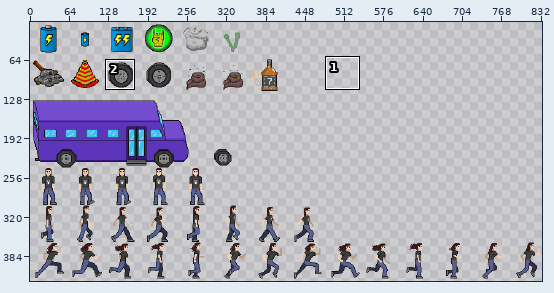
Sprite sheet -- Assets/Art/rocker_sprite_sheet.png. Above: a wide view before the commit, with the close-up outlined.
Close-up. Old version:
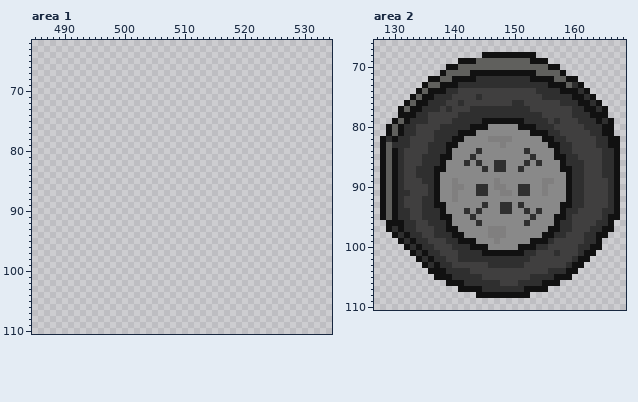
The file is 840x840 pixels. Pixels under 10% opacity are left out. Colours within 5 levels of each other are drawn and written as one. Shown: area 1: x 485..534, y 62..110; area 2: x 127..168, y 66..110. The wide view leaves out empty margins. The commit also changed other parts of the picture, which this record leaves out.
Once edited:
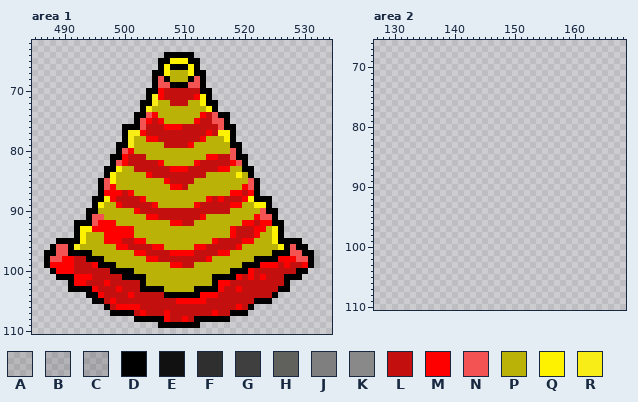
Palette (. is transparent): A #0000001a  B #00000020  C #00000028  D #000000  E #111111  F #2f2f2f  G #403f3f  H #60605d  J #807f7f  K #898989  L #c40f0f  M #ff0000  N #f45353  P #bbb207  Q #fff200  R #f8ed17
What changed:
Area 1:
y 64: x 507..511 ..... -> DDDDD
y 65: x 506..512 ....... -> DDQQQDD
y 66: x 506..512 ....... -> DQDDDQD
y 67: x 505..513 ......... -> DDQPPPQDD
y 68: x 505..513 ......... -> DNDPPPDND
y 69: x 505..513 ......... -> DNNDDDNND
y 70: x 504..514 ........... -> DDMLLLLLLDD
y 71: x 504..514 ........... -> DRMLLLLLMQD
y 72: x 503..515 ............. -> DDRPPLLLPPQDD
y 73: x 503..515 ............. -> DRPPPPPPPPPQD
y 74: x 502..517 ................ -> DDNMPPPPPPPMLNDD
y 75: x 502..517 ................ -> DNMLMPPPPPMLLNND
y 76: x 500..518 ................... -> DDDNLLLMMMLLLLLLNDD
y 77: x 500..518 ................... -> DRRMLLLLLLLLLLMLQQD
y 78: x 500..518 ................... -> DRPPMMLLLLLLLMPPPQD
y 79: x 499..519 ..................... -> DDRPPPPPLLLLMPPPPPPDD
y 80: x 499..519 ..................... -> DNMPPPPPPPPPPPPPPPPND
y 81: x 498..520 ....................... -> DDMLLLPPPPPPPPPPMMLLNDD
y 82: x 498..520 ....................... -> DNMLLLLLMPPPPPMLLLLLMND
y 83: x 497..521 ......................... -> DDQPPLLLLLLMMMLLLLLMMPPDD
y 84: x 497..521 ......................... -> DQPPPPPMLLLLLLLLLPPPPPQPD
y 85: x 496..522 ........................... -> DNQPPPPPPPPMLLLLPPPPPPPPPND
y 86: x 496..522 ........................... -> DNMPPPPPPPPPMMLPPPPPPPPPMND
y 87: x 496..522 ........................... -> DMMMLMPPPPPPPPPPPPPPPPMMLMD
y 88: x 495..524 .............................. -> DDQMLLLLMPPPPPPPPPPMLMLLLMQDDD
y 89: x 495..524 .............................. -> DQPPMLLLLLMPPPPPPMLLLLLMMPPQQD
y 90: x 494..525 ................................ -> DDPPPPPPMLLLLLLLLLLLLLLLPPPPPNDD
y 91: x 494..525 ................................ -> DNNPPPPPPPMMLLLLLLLMPPPPPPPPMNND
y 92: x 492..526 ................................... -> DDDNMMMPPPPPPPPPMMLLPPPPPPPPMMLMMDD
y 93: x 492..526 ................................... -> DQQMMMMMMMPPPPPPPPPPPPPPPPMLLLMMPQD
y 94: x 492..526 ................................... -> DQPPPMMMMMPPPPPPPPPPPPPPPPMLLLMPPQD
y 95: x 489..529 ......................................... -> DDDDQPPPMMMLLMMPPPPPPPPPPPMLLLLMMPPPQDDDD
y 96: x 488..530 ........................................... -> DNNDRPPPPPPMMLLLLMMPPPPPMMLLLLLMPPPPPPQDNDD
y 97: x 487..532 .............................................. -> DDNNDDDDPPPPPPPMMLLLLMMMMLLLLMMPPPPPPPDDDNNDDB
y 98: x 487..532 .............................................. -> DNNMMLLDDDPPPPPPPMMLLLLLLLLMPPPPPPPDDDDMMMNNDA
y 99: x 487..532 .............................................. -> DMMMMLLLMDDDPPPPPPPPPMMLLPPPPPPPPDDDMMMLMLLMDC
y 100: x 488..530 ........................................... -> DMMMLLLLLLDDDDPPPPPPPPPPPPPPPPDDDMLLLLLLLDD
y 101: x 489..529 ......................................... -> DDDMMMLLLLLDDDDPPPPPPPPPPPDDDDMLMLMLLLDDD
y 102: x 491..527 ..................................... -> DMMLLLMLLLLLDPPPPPPPPPPPDMMLLLLLLLLLD
y 103: x 491..527 ..................................... -> DDDDMLLLMLLLDDDDPPPPPDDDDMLLMLLLLLLDD
y 104: x 494..525 ................................ -> DDMLLLLMLLLLLDDDDDDMMMLLLLLLLLLD
y 105: x 495..524 .............................. -> DDLMLLLLLLLLLLMMMMMLLLLLLLLDDD
y 106: x 497..521 ......................... -> DLMMMMLLLLLLLLLLLLLLLLMLD
y 107: x 498..520 ....................... -> DDDDLMLLLMLLLLLLLMLLDDD
y 108: x 502..517 ................ -> DDDDDMLLMLDDDDDD
y 109: x 506..512 ....... -> DDDDDDD
Area 2:
y 68: x 145..153 EEEEEEEEE -> .........
y 69: x 141..155 EEEHHHHHHHHHEEE -> ...............
y 70: x 139..157 EEHHHHHHHHHHHHHHHEE -> ...................
y 71: x 138..158 EHHHHEEEEEEEEEEEHHHHE -> .....................
y 72: x 136..160 EEHHEEEEFFFFFFFFFEEEEHHEE -> .........................
y 73: x 135..161 EHHEEEFFFFFFFFFFFFFFFEEEHFE -> ...........................
y 74: x 134..162 EHEEEFFGGGGGGGGGGGGGFFFFEEEFE -> .............................
y 75: x 133..163 EHEEFFFGGGGFGGGGGGGGGGFFFFFEEFE -> ...............................
y 76: x 132..164 EHEEFFFGGFGGGGGGGGFFGGGGGGFFFEEFE -> .................................
y 77: x 131..165 EHEEFFFGFGGGFFFFFFFFFFGGGGGGGFFEEFE -> ...................................
y 78: x 131..165 EEEFFGGGGGFFFFFFFFFFFFFFGGGGGFFFEEE -> ...................................
y 79: x 130..166 EHEFFFGGGGFFFFFEEEEEEEFFFFGFGGGFFFEFE -> .....................................
y 80: x 129..166 EHEFFGGGGFFFFFEEEKKKKKEEEFFFGGGGGFFFEE -> ......................................
y 81: x 129..166 EHEFFGGGFFFFEEEKKKKKKKKKEEEFFGGGGGFFEE -> ......................................
y 82: x 128..167 EFEFFGGGGFFFEEKKKKJJJJKKKKKEEFFGGGGGFFEE -> ........................................
y 83: x 128..167 EHFFFGGGFFFEEKKKKKKKJKKKKKKKEEFFGGGGFFEE -> ........................................
y 84: x 128..167 EHEFGGGGFFFEKKKKFKKKKKKKFKKKKEFFGGGGGFFE -> ........................................
y 85: x 128..167 EHEFGGGFFFEEKKKFKKKKKKKKKFKKKEEFFGGGGFFE -> ........................................
y 86: x 128..167 EHEFGGGFFFEKKKFKFKKFFKKKFKFKKKEFFFGGGFFE -> ........................................
y 87: x 128..167 EHEFGGFFFEEKKKKKKFKFFKKFKKKKKKEEFFGGGFFE -> ........................................
y 88: x 128..167 EHEFGGFFFEKKKKKKKKKKKKKKKKKKKKKEFFGGGFFE -> ........................................
y 89: x 128..167 EHEFGGGFFEKKJKKKKKKJKKKKKKKJJKKEFFGGGGFE -> ........................................
y 90: x 128..167 EHEFGGGGFEKKJJKKFFKJJKKFFKKJKKKEFFGGGGFE -> ........................................
y 91: x 128..167 EHEFFGGGFEKKJKKKFFKKJJKFFKKJKKKEFFGGGGFE -> ........................................
y 92: x 128..167 EHEFGGGFFEKKJKKKKKKKKKKKKKKKKKKEFFGGGGFE -> ........................................
y 93: x 128..167 EHEFGGGFFEEKKKKKKFKKFFKFKKKKKKEEFFGGGGFE -> ........................................
y 94: x 128..167 EHEFFGGFFFEKKKFKFKKKFFKKFKFKKKEFFGGGGFFE -> ........................................
y 95: x 128..167 EHEFFGGFFFEEKKKFKKKKKKKKKFKKKEEFGGGGGFEE -> ........................................
y 96: x 129..166 EEEFFGGFFFEKKKKFKKKKKKKFKKKKEFFGGGGFFE -> ......................................
y 97: x 129..166 EFEFFGGGFFEEKKKKKJJJKKKKKKKEEFFGGGFFEE -> ......................................
y 98: x 130..165 EFEFFGGFFFEEKKKKJJJKKKKKKEEFFGGGFFEE -> ....................................
y 99: x 131..164 EFEFFGGGFFEEEKKKJKKKKKEEEFGGGGGFFE -> ..................................
y 100: x 132..164 EFEFFGGGFFFEEEKKKKKEEEFFGGGGGFFEE -> .................................
y 101: x 133..163 EFEFFGGGFFFFEEEEEEEFFGGGFGGGFEE -> ...............................
y 102: x 134..162 EFEFFGGFFFFFFFFFFFFGGGGGGGFEE -> .............................
y 103: x 135..161 EFEFFGGGGGGFFFFFFGGGGGGGFEE -> ...........................
y 104: x 136..160 EEEFFFFGGGGGGGGGGGGGFFFEE -> .........................
y 105: x 137..159 EEEFFFFFGGGGGGGGFFFFEEE -> .......................
y 106: x 139..157 EEEFFFFFFGGGFFFFEEE -> ...................
y 107: x 141..155 EEEEFFFFFFFEEEE -> ...............
y 108: x 144..152 EEEEEEEEE -> .........
Pixel boxes of the changes (left, top, right, bottom) in both close-ups:
added: (44, 52, 320, 328)
erased: (380, 52, 620, 298)
